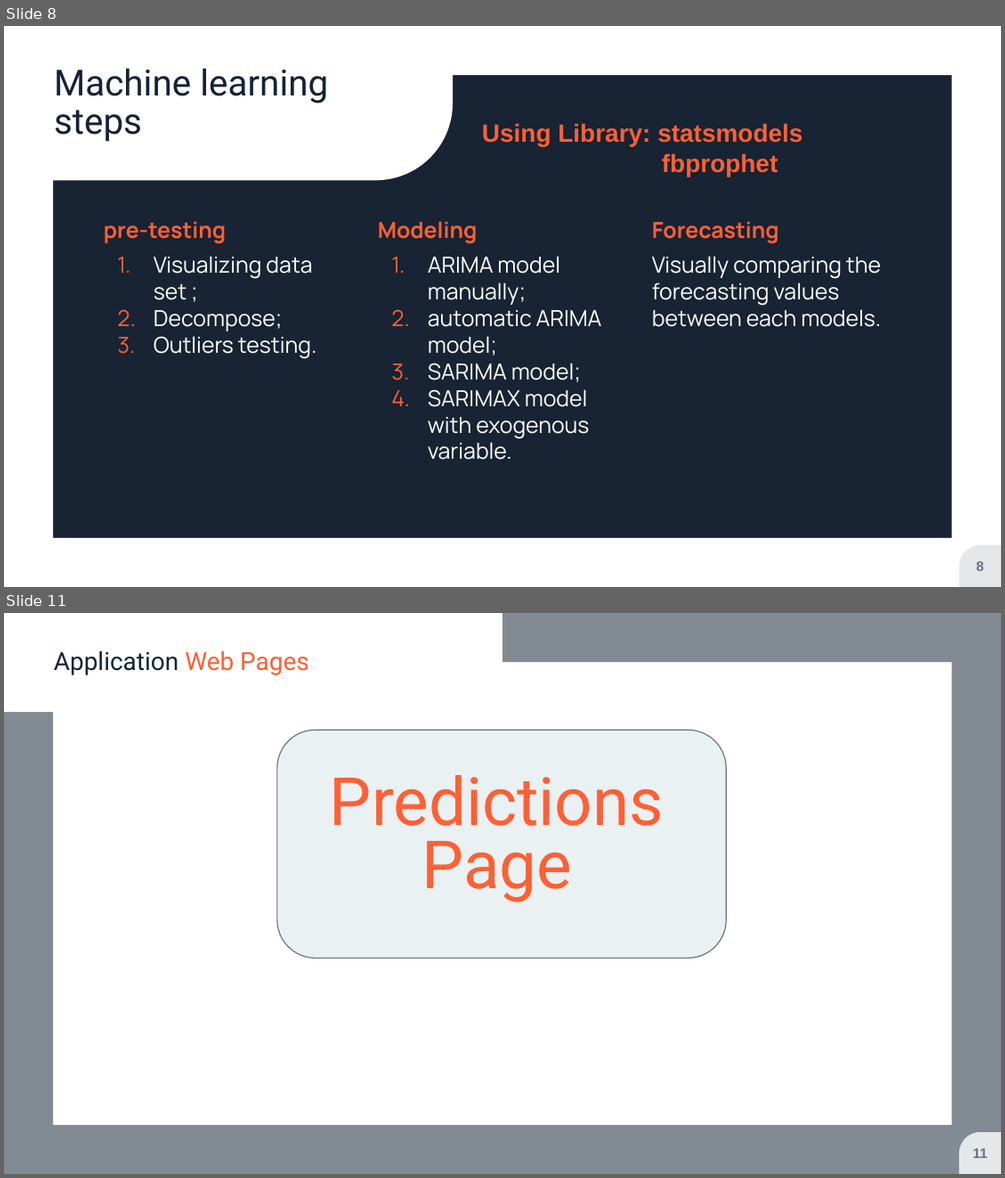
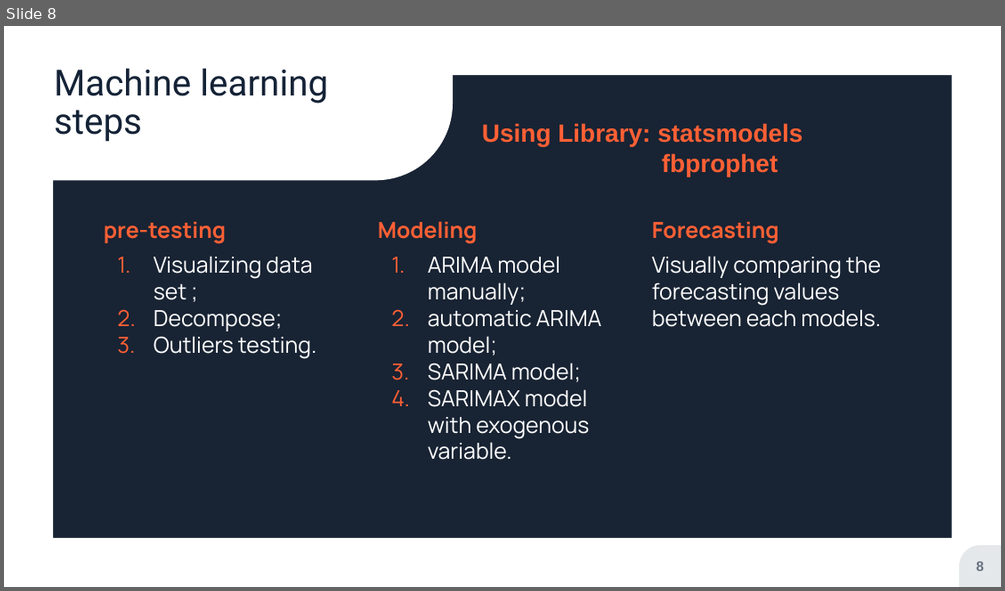
Before and after one commit to jmitterh/Project_3_Potential_Marketing, a slide deck: Data-Estate Presentation.pptx. Shown one above the other, each under a label of ours: slides 8 and 11 before the commit, slide 8 after it; the slides between them are not shown. The pictures are 1005x1178 and 1005x591 pixels, drawn with LibreOffice and Linux fonts; fonts in the diff are those of the drawing; background and template pictures are left out; a plain dark background stands for a picture behind light text. Boxes give left, top, right and bottom in pixels: in the first picture for what was removed or moved away, otherwise in the second. Text is boxed around its words. In the diff, an @@ line names an element or a change of style, - is before the commit and + after.

```diff
--- a/Data-Estate Presentation.pptx
+++ b/Data-Estate Presentation.pptx
@@ slide 11 removed at [4,613,1001,1174], background picture (left out); not listed: 1 template element that a slide beside it also shows @@
@@ frame removed at [4,613,1001,1173] @@
@@ round rect removed at [4,613,502,712] @@
@@ title removed at [54,651,309,675] @@
-Application Web Pages
@@ rounded rectangle removed at [277,730,726,958] @@
@@ title removed at [330,775,663,902] @@
-Predictions Page
@@ page number removed at [972,1148,987,1158] @@
-11
```
Also in this commit, not shown: 1 slide changed, 3 other slides removed, 3 other files.
